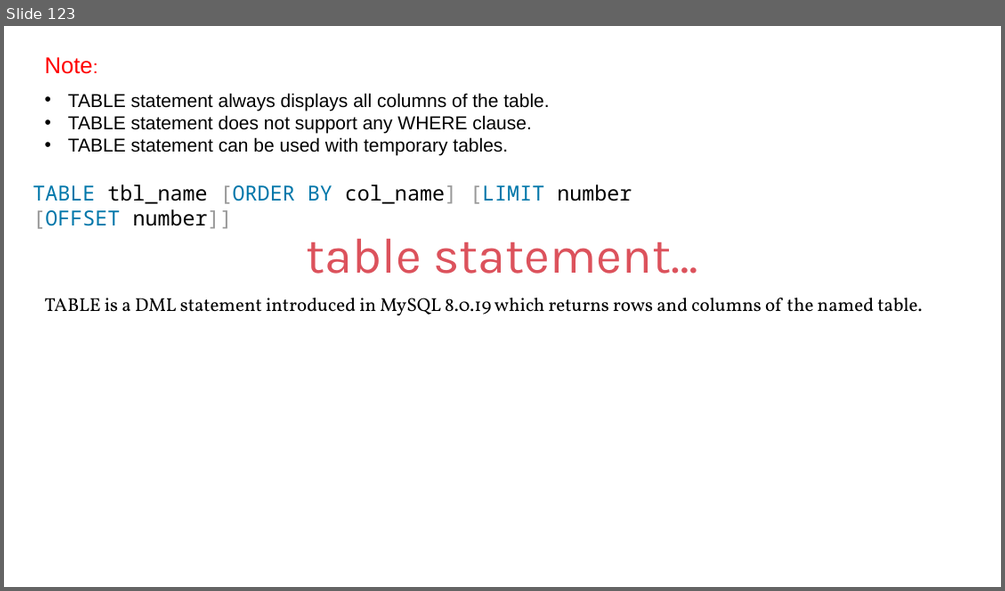
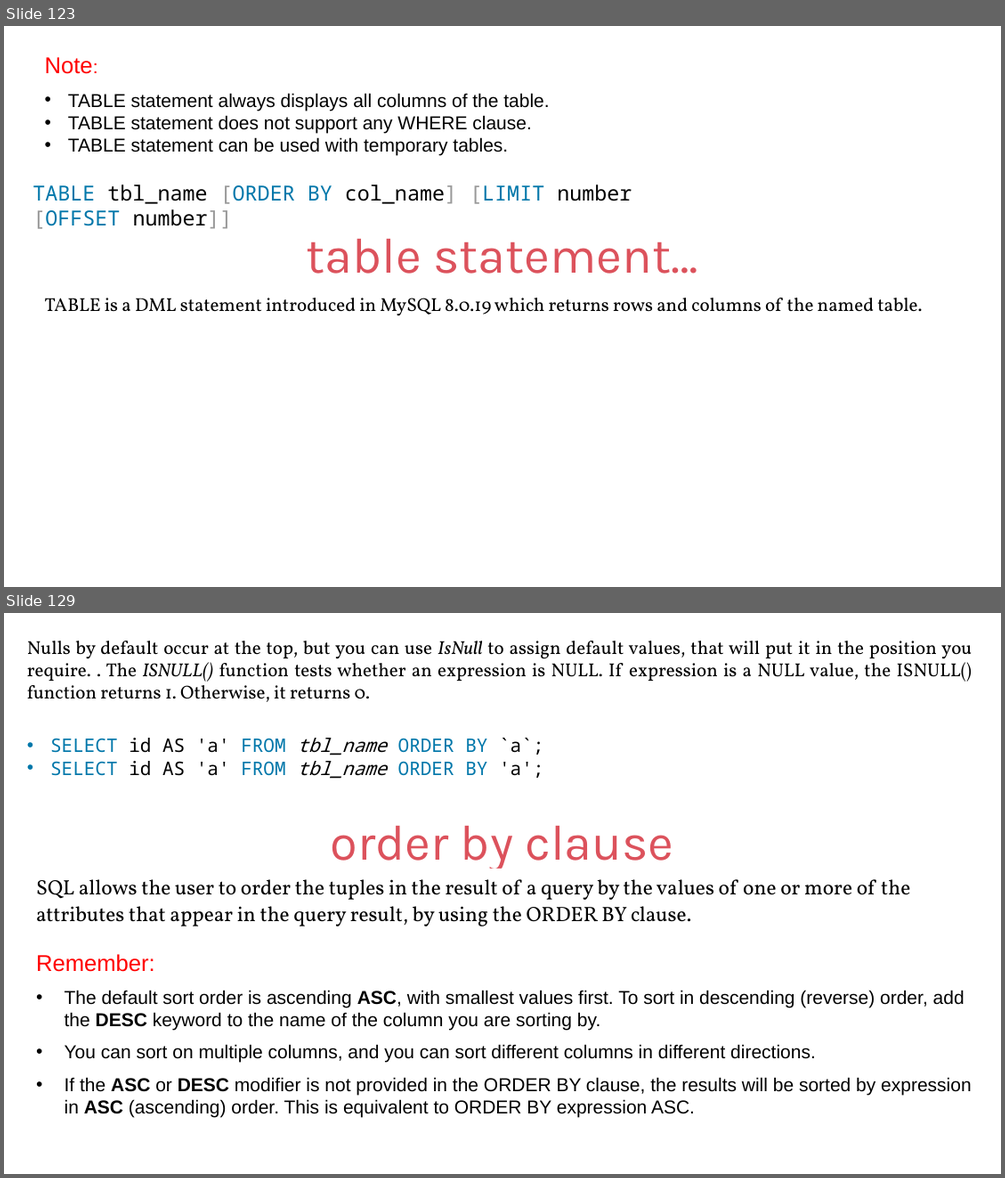
Before and after one commit to Nilesh-Parit/DBT, a slide deck: IET MySQL PPT Ver9.pptx. Shown one above the other, each under a label of ours: slide 123 before the commit, slides 123 and 129 after it; the slides between them are not shown. The pictures are 1005x591 and 1005x1178 pixels, drawn with LibreOffice and Linux fonts; fonts in the diff are those of the drawing. Boxes give left, top, right and bottom in pixels: in the first picture for what was removed or moved away, otherwise in the second. Text is boxed around its words. In the diff, an @@ line names an element or a change of style, - is before the commit and + after.

```diff
--- a/IET MySQL PPT Ver9.pptx
+++ b/IET MySQL PPT Ver9.pptx
@@ slide 129 added at bbox=[4, 613, 1001, 1174], background #FFFFFF @@
@@ text added at bbox=[27, 641, 971, 702], 18 pt, text #000000 @@
+Nulls by default occur at the top, but you can use IsNull to assign default values, that will put it in the position you require. . The ISNULL() function tests whether an expression is NULL. If expression is a NULL value, the ISNULL() function returns 1. Otherwise, it returns 0.
@@ text added at bbox=[50, 738, 543, 779], 18 pt, text #000000 @@
+• SELECT id AS 'a' FROM tbl_name ORDER BY `a`;
+• SELECT id AS 'a' FROM tbl_name ORDER BY 'a';
@@ text added at bbox=[331, 826, 673, 868], 48 pt, text #DC525C @@
+order by clause
@@ text added at bbox=[36, 879, 910, 926], 20 pt, text #000000 @@
+SQL allows the user to order the tuples in the result of a query by the values of one or more of the attributes that appear in the query result, by using the ORDER BY clause.
@@ text added at bbox=[36, 954, 971, 1117], 18 pt, text #000000 @@
+Remember:
+• The default sort order is ascending ASC, with smallest values first. To sort in descending (reverse) order, add the DESC keyword to the name of the column you are sorting by.
+• You can sort on multiple columns, and you can sort different columns in different directions.
+• If the ASC or DESC modifier is not provided in the ORDER BY clause, the results will be sorted by expression in ASC (ascending) order. This is equivalent to ORDER BY expression ASC.
```
Also in this commit, not shown: 9 slides changed, 107 other slides added.
